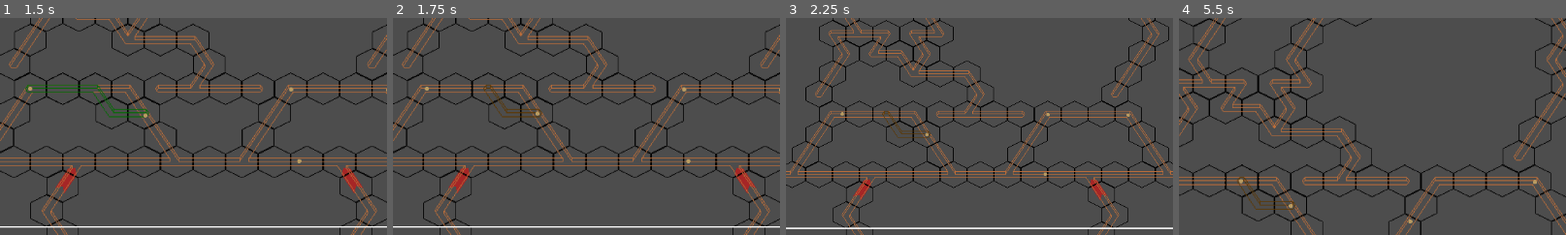
Above: before the commit, frames 1-4 (left to right).
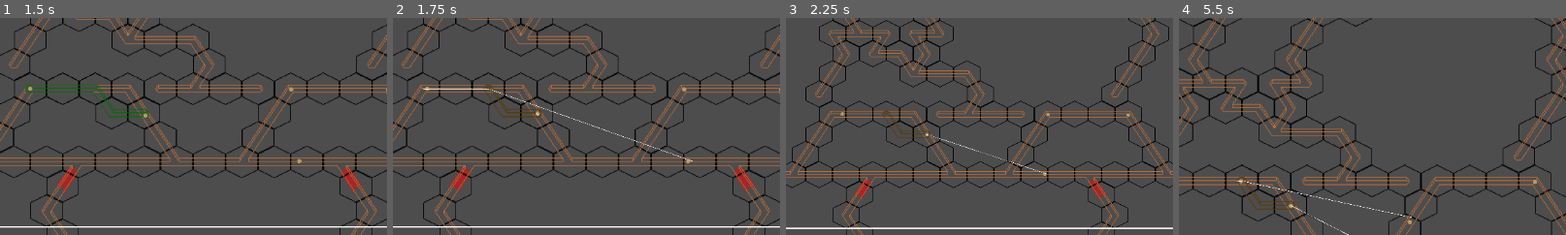
Above: after the commit, the same moments.

Repository: rjstebe/Trench-War
Game: Godot game, scene res://scenes/tile_map_test_scene.tscn
Same seed, same stepped clock (60 frames per second), same inputs: the game is played once before the commit and once after it.
Inputs (mouse positions are % of the whole screen's width and height, from its top left):
- Up to frame 1 (1.5 s): tap Enter at 0.5 s; move the mouse to (43, 83) at 0.52 s; hold Right (ui_right) 0.53-1.28 s; tap T (build_trench_hotkey) at 0.6 s; click (43, 83) at 0.67 s; tap Space at 1.25 s; move the mouse to (31, 78) at 1.27 s; hold Down (ui_down) from 1.28 s (still down); tap Mouse wheel up (cam_zoom_in) at 1.35 s; click (31, 78) at 1.42 s
- Up to frame 2 (1.75 s): keep holding Down (ui_down)
- Up to frame 3 (2.25 s): tap Enter at 2 s; move the mouse to (62, 67) at 2.02 s; release Down (ui_down) at 2.03 s; hold Right (ui_right) from 2.03 s (still down); tap Mouse wheel down (cam_zoom_out) at 2.1 s; click (62, 67) at 2.17 s
- Up to frame 4 (5.5 s): move the mouse to (69, 72) at 2.77 s; release Right (ui_right) at 2.78 s; hold Up (ui_up) 2.78-3.53 s; right-click (69, 72) at 2.85 s; click (69, 72) at 2.92 s; tap Space at 3.5, 5 s; move the mouse to (22, 14) at 3.52 s; hold Left (ui_left) 3.53-5.03 s; click (22, 14) at 3.6 s; tap Enter at 4.25 s; move the mouse to (34, 9) at 4.27 s; tap T (build_trench_hotkey) at 4.35 s; click (34, 9) at 4.42 s; move the mouse to (73, 19) at 5.02 s; hold Down (ui_down) from 5.03 s (still down); tap Mouse wheel up (cam_zoom_in) at 5.1 s; click (73, 19) at 5.17 s
The pictures show only the part of the screen within x 25-75%, y 50-100%; the shares and areas given below are measured in that part.

Frame 1 is identical in both runs. In frame 2, 0.3% of the frame differs, in the area x 7-78%, y 31-67%; in frame 3, 0.1%; in frame 4, 0.3%.

Commit message:
make soldiers recalculate path if it no longer avoids enemy los

Diff:
--- a/scripts/map/trench_pathfinding.gd
+++ b/scripts/map/trench_pathfinding.gd
@@ -85,3 +85,18 @@
 	# without finding a hex that satisfies the given condition, so return null
 	# to signify that
 	return null
+
+# Checks to see if given path is still valid according to the given disabled hex conditional
+func check_path(path, disabled_hex_conditional:Callable):
+	for i in range(0, path.size()):
+		var position = path[i]
+		var hex = _building_grid.local_to_map(position)
+		var tile_data = _building_grid.get_cell_tile_data(hex)
+		var neighbor
+		if i != 0:
+			var prev_hex = _building_grid.local_to_map(path[i-1])
+			neighbor = _building_grid.get_neighbor_from_direction(prev_hex-hex)
+		if disabled_hex_conditional.call(hex) and \
+		(i == 0 or tile_data.get_terrain_peering_bit(neighbor) == _building_grid.TRENCH_TERRAIN_INDEX):
+			return false
+	return true
--- a/scripts/player_manager.gd
+++ b/scripts/player_manager.gd
@@ -59,6 +59,9 @@
 	for location in clearing_order_location_lookup.keys():
 		if not _valid_clearing_origin_hex(location[0]) or not _valid_clearing_target_hex(location[0]+location[1]):
 			clearing_order_location_lookup[location]._remove_order()
+	for child in get_children():
+		if child is Soldier and child.current_path.size() > 0:
+			child.set_path(child.current_path.back())
 	_update_assignments_this_frame = true
 
 func _valid_clearing_origin_hex(hex_position:Vector2i):
--- a/scripts/units/soldier.gd
+++ b/scripts/units/soldier.gd
@@ -3,7 +3,7 @@
 
 var debug_path_line_scene = preload("res://scenes/debug/debug_path_line.tscn")
 
-const show_debug_path = false
+const show_debug_path = true
 
 # Unit Stats
 @export var speed = 40
@@ -35,7 +35,8 @@
 		Behavior.RALLYING:
 			if nav_agent.is_navigation_finished():
 				if current_path.size() > 1:
-					nav_agent.target_position = current_path.pop_front()
+					current_path.pop_front()
+					nav_agent.target_position = current_path[0]
 				else:
 					_set_behavior(Behavior.EXECUTING)
 		Behavior.EXECUTING:
@@ -77,15 +78,17 @@
 	current_behavior = new_behavior
 
 func set_path(destination:Vector2):
-	current_path = InputManager.building_grid.trench_pathfinding.get_position_path(
-		position,
-		destination,
+	var disabled_hex_conditional = \
 		func lambda(hex):
 			for given_side in PlayerManager.Side.values():
 				if given_side != side and InputManager.soldier_map.soldier_vision_counts[given_side][hex] != 0:
 					return hex != InputManager.building_grid.local_to_map(destination)
 			return false
-	)
+	if current_path.size() == 0 or current_path.back() != destination or \
+	not InputManager.building_grid.trench_pathfinding.check_path(current_path, disabled_hex_conditional):
+		current_path = InputManager.building_grid.trench_pathfinding.get_position_path(position, destination, disabled_hex_conditional)
+	if current_path.size() == 0: #If no valid path found, unassign self from current rally point
+		set_rally_point(null)
 	if show_debug_path:
 		if debug_path_line == null:
 			debug_path_line = debug_path_line_scene.instantiate()
